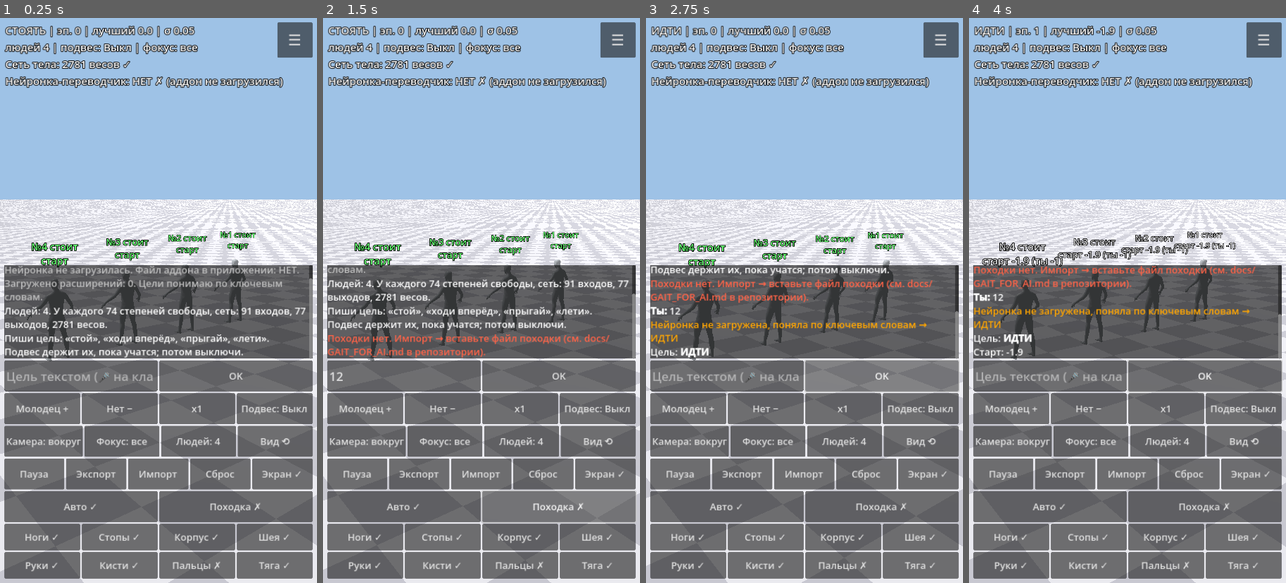
Above: before the commit, frames 1-4 (left to right).
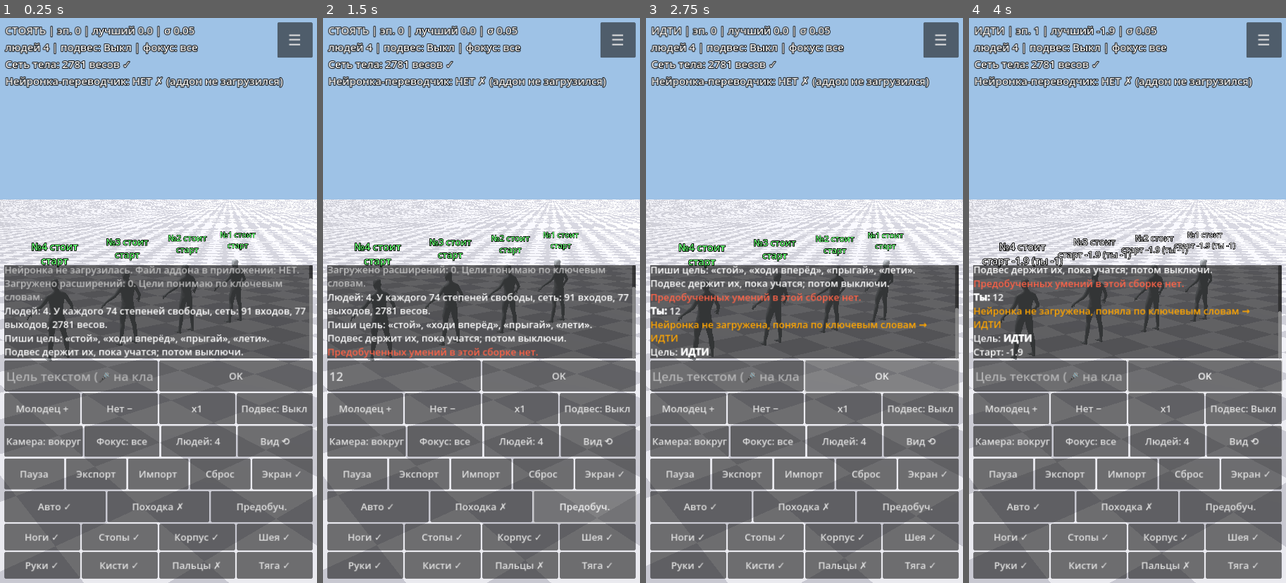
Above: after the commit, the same moments.

Repository: dmitriy2403iskan-star/Testung
Game: Godot game, scene res://sim.tscn
Two runs of this game, one before a commit and one after it. Both use one fixed random seed, a clock stepped at 60 frames per second and the inputs below.
Inputs (mouse positions are in pixels of both pictures, inside the frame that each line leads up to):
- Up to frame 1 (0.25 s): no input
- Up to frame 2 (1.5 s): click (405, 373) at 0.52 s; type "12" at 0.6 s; click (586, 503) at 1.25 s, where only the run after the commit has a clickable "Предобуч."
- Up to frame 3 (2.75 s): click "OK" at 2 s
- Up to frame 4 (4 s): click "OK" at 2.75 s; move the mouse to (1197, 272) at 3.52 s; hold D from 3.53 s (still down); hold E from 3.53 s (still down); click (1197, 272) at 3.67 s

The runs differ from the first frame. In frame 1, 0.5% of the frame differs, in the area x 11-91%, y 83-90%; in frame 2, 5.0%, in the area x 1-99%, y 43-90%; in frame 3, 2.4%; in frame 4, 1.8%.

Commit message:
Предобучение в CI: автообучение стойки/походки, зашивание весов в APK, кнопка Предобуч.
Co-Authored-By: Claude Sonnet 5.5 <noreply@anthropic.com>
Claude-Session: https://claude.ai/code/session_01Aur1z4pZbLjkyUEA4YEwcp

Diff:
--- a/brain.gd
+++ b/brain.gd
@@ -19,6 +19,8 @@
 var last_report := 0
 
 func _ready() -> void:
+    if OS.get_environment("NO_LLM") != "":
+        return
     var ext := "res://addons/godot_llm/godot_llm.gdextension"
     var has_file := FileAccess.file_exists(ext) or ResourceLoader.exists(ext)
     var loaded := PackedStringArray()
--- /dev/null
+++ b/ci/gait_stand.json
@@ -0,0 +1 @@
+{"gait": {"name": "Стойка", "period": 1.0, "mix": 0.3, "joints": {"spine_01.x": {"offset_deg": 4, "amp_deg": 0, "phase": 0}, "clavicle_l.z": {"offset_deg": 2, "amp_deg": 0, "phase": 0}, "clavicle_r.z": {"offset_deg": -2, "amp_deg": 0, "phase": 0}, "upperarm_l.z": {"offset_deg": 8, "amp_deg": 0, "phase": 0}, "upperarm_r.z": {"offset_deg": -8, "amp_deg": 0, "phase": 0}, "thigh_l.x": {"offset_deg": -2, "amp_deg": 0, "phase": 0}, "thigh_l.z": {"offset_deg": 4, "amp_deg": 0, "phase": 0}, "calf_l.x": {"offset_deg": 10, "amp_deg": 0, "phase": 0}, "foot_l.x": {"offset_deg": 8, "amp_deg": 0, "phase": 0}, "thigh_r.x": {"offset_deg": -2, "amp_deg": 0, "phase": 0}, "thigh_r.z": {"offset_deg": -4, "amp_deg": 0, "phase": 0}, "calf_r.x": {"offset_deg": 10, "amp_deg": 0, "phase": 0}, "foot_r.x": {"offset_deg": 8, "amp_deg": 0, "phase": 0}}}}
--- /dev/null
+++ b/ci/gait_walk.json
@@ -0,0 +1 @@
+{"gait": {"name": "Шаг", "period": 0.6, "mix": 0.3, "joints": {"thigh_l.x": {"offset_deg": -20, "amp_deg": 50, "phase": 0.0}, "thigh_r.x": {"offset_deg": -20, "amp_deg": 50, "phase": 0.5}, "calf_l.x": {"offset_deg": 40, "amp_deg": 35, "phase": 0.25}, "calf_r.x": {"offset_deg": 40, "amp_deg": 35, "phase": 0.75}, "spine_01.x": {"offset_deg": 8, "amp_deg": 0, "phase": 0.0}, "upperarm_l.x": {"offset_deg": 0, "amp_deg": 15, "phase": 0.5}, "upperarm_r.x": {"offset_deg": 0, "amp_deg": 15, "phase": 0.0}}}}
--- /dev/null
+++ b/ci/train.gd
@@ -0,0 +1,41 @@
+extends Node
+# Автообучение в CI: ENV GOAL (stand|walk), GAITFILE, SECS, OUT (файл результата), SUP (стартовый подвес)
+var f := 0
+var sim
+var t0 := 0
+var last_save := 0
+
+func _write(final: bool) -> void:
+    sim._store()
+    var sk: Dictionary = sim.skills.get(sim.goal, {})
+    var res := {"goal": sim.goal, "support": sim.support, "mastered": sim.mastered, "eps": sim.eps,
+        "best": sim.best, "final": final, "skill": sk}
+    var fa := FileAccess.open(OS.get_environment("OUT"), FileAccess.WRITE)
+    if fa:
+        fa.store_string(JSON.stringify(res))
+        fa.close()
+
+func _process(_d):
+    f += 1
+    if f == 3:
+        sim = get_tree().current_scene
+        t0 = Time.get_ticks_msec()
+        var gf := OS.get_environment("GAITFILE")
+        if gf != "":
+            print("gait err=", sim.set_gait(JSON.parse_string(FileAccess.get_file_as_string(gf))))
+            sim.gait_on = true
+        sim._set_goal(OS.get_environment("GOAL"))
+        sim.set_support(int(OS.get_environment("SUP")))
+        sim.gait_on = gf != ""
+    if sim == null:
+        return
+    var el := (Time.get_ticks_msec() - t0) / 1000
+    if f % 600 == 0:
+        print("T=%ds %s eps=%d best=%.2f sup=%d sigma=%.3f ok=%d mastered=%d" % [el, sim.goal, sim.eps, sim.best, sim.support, sim.sigma, sim.ok_rounds, sim.mastered])
+    if el - last_save >= 300:
+        last_save = el
+        _write(false)
+    if el > int(OS.get_environment("SECS")) or (sim.mastered >= 3 and el > 600):
+        _write(true)
+        print("DONE mastered=", sim.mastered, " support=", sim.support)
+        get_tree().quit()
--- a/sim.gd
+++ b/sim.gd
@@ -54,6 +54,7 @@
 
 var auto_on := true       # автотренер и автоподбор подвеса
 var ok_rounds := 0
+var mastered := 0
 var bad_rounds := 0
 var auto_btn: Button
 var gait_on := false
@@ -317,6 +318,7 @@
             _log("[color=cyan]Авто: удаётся 3 раунда подряд → ослабляю подвес[/color]")
             set_support(support - 1)
         else:
+            mastered += 1
             _log("[color=lime]Авто: без подвеса стабильно получается («%s» освоено). Можно ставить следующую цель.[/color]" % GOALS[goal])
     elif bad_rounds >= 6 and support < 3:
         bad_rounds = 0
@@ -330,6 +332,7 @@
 
 func _restart_all() -> void:
     ok_rounds = 0
+    mastered = 0
     bad_rounds = 0
     for a in agents:
         a.cur_w = w.duplicate()
@@ -350,6 +353,10 @@
             w = sw
             eps = int(skills[g].get("eps", 0))
             ok = true
+            if skills[g].has("gait"):
+                if set_gait({"gait": skills[g]["gait"]}) == "":
+                    gait_on = true
+                    gait_btn.text = "Походка ✓"
     if not ok:
         w = PackedFloat32Array()
         w.resize(n_w)
@@ -454,13 +461,40 @@
     for v in w:
         arr.append(snappedf(v, 0.0001))
     skills[goal] = {"w": arr, "eps": eps, "best": best}
+    if gait_on and not gait_json.is_empty():
+        skills[goal]["gait"] = gait_json["gait"]   # умение обучено с этой походкой/позой - без неё не работает
     _save_file()
+
+const PRETRAINED := "res://pretrained/skills.json"
 
 func _load() -> void:
     if FileAccess.file_exists(SAVE):
         var j = JSON.parse_string(FileAccess.get_file_as_string(SAVE))
         if j is Dictionary:
             skills = j
+    elif FileAccess.file_exists(PRETRAINED):
+        _load_pretrained(false)
+
+# предобученные умения, зашитые в приложение (обучены заранее, см. pretrained/REPORT.md)
+func _load_pretrained(only_current: bool) -> void:
+    if not FileAccess.file_exists(PRETRAINED):
+        _log("[color=tomato]Предобученных умений в этой сборке нет.[/color]")
+        return
+    var j = JSON.parse_string(FileAccess.get_file_as_string(PRETRAINED))
+    if not (j is Dictionary):
+        return
+    for g in j:
+        if str(g).begins_with("_") or not GOALS.has(g):
+            continue
+        if only_current and g != goal:
+            continue
+        skills[g] = j[g]
+    if only_current:
+        if not j.has(goal):
+            _log("[color=tomato]Для цели «%s» предобученного умения нет.[/color]" % GOALS[goal])
+            return
+        _set_goal(goal)
+        _log("[color=lime]Загружено предобученное умение «%s»%s[/color]" % [GOALS[goal], " (с походкой/позой)" if skills[goal].has("gait") else ""])
 
 func _save_file() -> void:
     var f := FileAccess.open(SAVE, FileAccess.WRITE)
@@ -664,6 +698,7 @@
     r5.add_child(auto_btn)
     gait_btn = _btn("Походка ✗", _gait_toggle)
     r5.add_child(gait_btn)
+    r5.add_child(_btn("Предобуч.", func(): _load_pretrained(true)))
     var rg: HBoxContainer
     var gi := 0
     for g in groups:
Not shown, changed: export_presets.cfg
Not shown, added: train/request.txt
